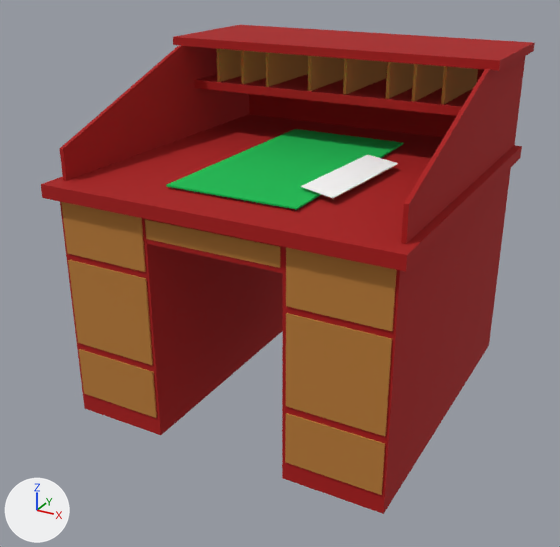
The glTF model public/models/sh-contrib-desk.glb, before and after one commit.
Rendered twice from a 50 mm camera at (0.975, -1.895, 1.291) aimed at (-0.027, -0.074, 0.381). The axes (+X, +Y, +Z) are drawn at lower left. The lights are the same throughout. The first picture is the older version. Where no turn or scale is listed for an object, it has been applied to the vertices. Vertices at exactly the same position are counted once.

The older version as bpy lines, for what is in view:
```python
mat_main = principled_material('main')
mat_main.base_color = (0.486, 0.197, 0.0338)  # orange #b97b34
mat_main.roughness = 0.897
me_blotter_1 = bpy.data.meshes.new('blotter_1')
me_blotter_1.from_pydata(...)  # 14 vertices, 24 faces; spans x -0.187..0.187, y -0.349..0.349, z -0.002..0.002
me_blotter_1.materials.append(mat_m2)  # green #00bf51
me_left_pillar_1 = bpy.data.meshes.new('left_pillar_1')
me_left_pillar_1.from_pydata(...)  # 98 vertices, 168 faces; spans x -0.5..0.5, y -0.5..0.5, z -0.5..0.5
me_left_pillar_1.materials.append(mat_m0)  # red #a90707
me_left_top_1 = bpy.data.meshes.new('left_top_1')
me_left_top_1.from_pydata(...)  # 28 vertices, 48 faces; spans x -0.475..0.475, y -0.469..0.469, z -0.142..0.142
me_left_top_1.materials.append(mat_m0)  # red #a90707
me_paper_1 = bpy.data.meshes.new('paper_1')
me_paper_1.from_pydata(...)  # 14 vertices, 24 faces; spans x -0.068..0.068, y -0.201..0.201, z -0.001..0.001
me_paper_1.materials.append(mat_m3)  # white #ffffff
me_top_left_drawer_1 = bpy.data.meshes.new('top_left_drawer_1')
me_top_left_drawer_1.from_pydata(...)  # 210 vertices, 360 faces; spans x -0.466..0.466, y -0.474..0.474, z -0.456..0.456
me_top_left_drawer_1.materials.append(mat_main)  # orange #b97b34
ob_blotter = bpy.data.objects.new('blotter', me_blotter_1)
ob_blotter.location = (-0.003, -0.026, 0.704)
ob_left_pillar = bpy.data.objects.new('left_pillar', me_left_pillar_1)
ob_left_pillar.location = (0.0, 0.0, 0.5)
ob_left_top = bpy.data.objects.new('left_top', me_left_top_1)
ob_left_top.location = (0.003, 0.024, 0.836)
ob_paper = bpy.data.objects.new('paper', me_paper_1)
ob_paper.location = (0.197, -0.093, 0.716)
ob_top_left_drawer = bpy.data.objects.new('top_left_drawer', me_top_left_drawer_1)
ob_top_left_drawer.location = (0.002, 0.004, 0.513)
```
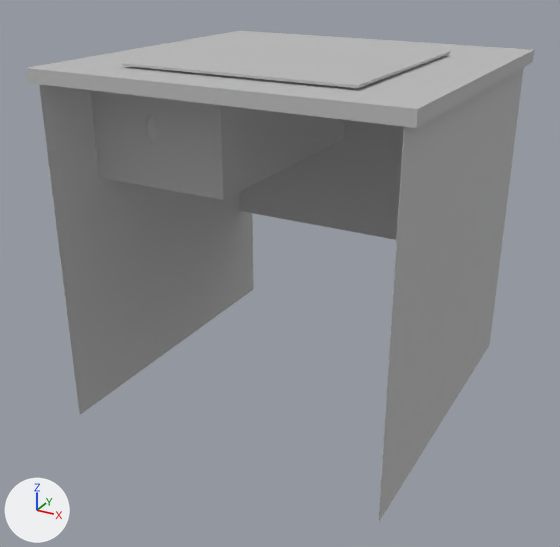
Boxes (x1, y1, x2, y2) around the edits, measured in the pictures (560 x 547 px; the box of a moved part takes in the faces that stretch with it):
'left_pillar', recoloured, reshaped
    before: (41, 25, 535, 514)
    after: (25, 31, 534, 522)
'top_left_drawer', deleted (orange)
    before: (61, 48, 478, 495)
'left_top', deleted (red)
    before: (60, 46, 525, 244)
'blotter', deleted (green)
    before: (166, 129, 404, 210)
'paper', deleted
    before: (301, 155, 398, 198)
part 1 of me_left_pillar_1, moved or reshaped
    before: (60, 202, 283, 435)
    after: (39, 85, 254, 415)
part 2 of me_left_pillar_1, moved or reshaped
    before: (282, 168, 511, 514)
    after: (378, 68, 524, 522)
part 3 of me_left_pillar_1, moved or reshaped
    before: (194, 74, 473, 116)
    after: (240, 120, 404, 240)
part 4 of me_left_pillar_1, moved or reshaped
    before: (144, 219, 283, 273)
    after: (91, 90, 344, 200)
part 5 of me_left_pillar_1, rebuilt (40% wider, 113% taller)
    before: (173, 25, 535, 70)
    after: (25, 31, 534, 128)
part 6 of me_left_pillar_1, added
    after: (146, 115, 156, 145)
part 7 of me_left_pillar_1, added
    after: (122, 38, 450, 88)
part 8 of me_left_pillar_1, deleted (red)
    before: (249, 62, 525, 145)
part 9 of me_left_pillar_1, deleted (red)
    before: (41, 114, 522, 272)

The change, as a diff of the scene's bpy script:
```diff
--- a/public/models/sh-contrib-desk.glb.py
+++ b/public/models/sh-contrib-desk.glb.py
@@ mat_main @@
 mat_main = principled_material('main')
-mat_main.base_color = (0.486, 0.197, 0.0338)  # orange #b97b34
+mat_main.base_color = (0.5, 0.5, 0.5)  # grey #bcbcbc
 mat_main.roughness = 0.897
@@ me_left_pillar_1 @@
 # used by ob_left_pillar; location = (0.0, 0.0, 0.5)
-me_left_pillar_1.from_pydata(...)  # 98 vertices, 168 faces; spans x -0.5..0.5, y -0.5..0.5, z -0.5..0.5
-me_left_pillar_1.materials.append(mat_m0)  # red #a90707
+me_left_pillar_1.from_pydata(...)  # 1110 vertices, 2192 faces; spans x -0.5..0.5, y -0.5..0.5, z -0.5..0.5
+# me_left_pillar_1 part 1: the loose piece of 14 vertices spanning x -0.473..-0.193, y -0.465..0.496, z -0.5..0.159 is scaled about its middle by (0.00458, 1.04, 1.44), then moved by (-0.129, -0.014, 0.146), in mat_main (grey #bcbcbc)
+# me_left_pillar_1 part 2: the loose piece of 14 vertices spanning x 0.195..0.475, y -0.465..0.496, z -0.5..0.159 is scaled about its middle by (0.00458, 1.04, 1.44), then moved by (0.14, -0.014, 0.146), in mat_main (grey #bcbcbc)
+# me_left_pillar_1 part 3: the loose piece of 14 vertices spanning x -0.468..0.463, y 0.155..0.5, z 0.341..0.366 is scaled about its middle by (1, 0.0904, 24.4), then moved by (0.008, 0.098, -0.202), in mat_main (grey #bcbcbc)
+# me_left_pillar_1 part 4: the loose piece of 14 vertices spanning x -0.195..0.195, y -0.465..0.234, z 0.078..0.163 is scaled about its middle by (1.04, 1.07, 3.48), then moved by (-0.258, 0.17, 0.201), in mat_main (grey #bcbcbc)
+# me_left_pillar_1 part 5: the loose piece of 14 vertices spanning x -0.5..0.498, y 0.107..0.5, z 0.476..0.5 is rebuilt with 14 vertices and now spans x -0.5..0.5, y -0.5..0.498, z 0.445..0.49, in mat_main (grey #bcbcbc)
+# me_left_pillar_1 part 6: a new loose piece of 1026 vertices spanning x -0.288..-0.25, y -0.336..-0.261, z 0.279..0.374, in mat_main (grey #bcbcbc)
+# me_left_pillar_1 part 7: a new loose piece of 14 vertices spanning x -0.298..0.327, y -0.38..0.244, z 0.488..0.5, in mat_main (grey #bcbcbc)
+# me_left_pillar_1 part 8: the loose piece of 14 vertices spanning x -0.478..0.478, y 0.487..0.496, z 0.194..0.472 is deleted
+# me_left_pillar_1 part 9: the loose piece of 14 vertices spanning x -0.498..0.5, y -0.5..0.496, z 0.159..0.196 is deleted
+me_left_pillar_1.materials.append(mat_main)  # grey #bcbcbc
@@ ob_top_left_drawer @@
-ob_top_left_drawer = bpy.data.objects.new('top_left_drawer', me_top_left_drawer_1)
-ob_top_left_drawer.location = (0.002, 0.004, 0.513)
@@ ob_left_top @@
-ob_left_top = bpy.data.objects.new('left_top', me_left_top_1)
-ob_left_top.location = (0.003, 0.024, 0.836)
@@ ob_blotter @@
-ob_blotter = bpy.data.objects.new('blotter', me_blotter_1)
-ob_blotter.location = (-0.003, -0.026, 0.704)
@@ ob_paper @@
-ob_paper = bpy.data.objects.new('paper', me_paper_1)
-ob_paper.location = (0.197, -0.093, 0.716)
```
